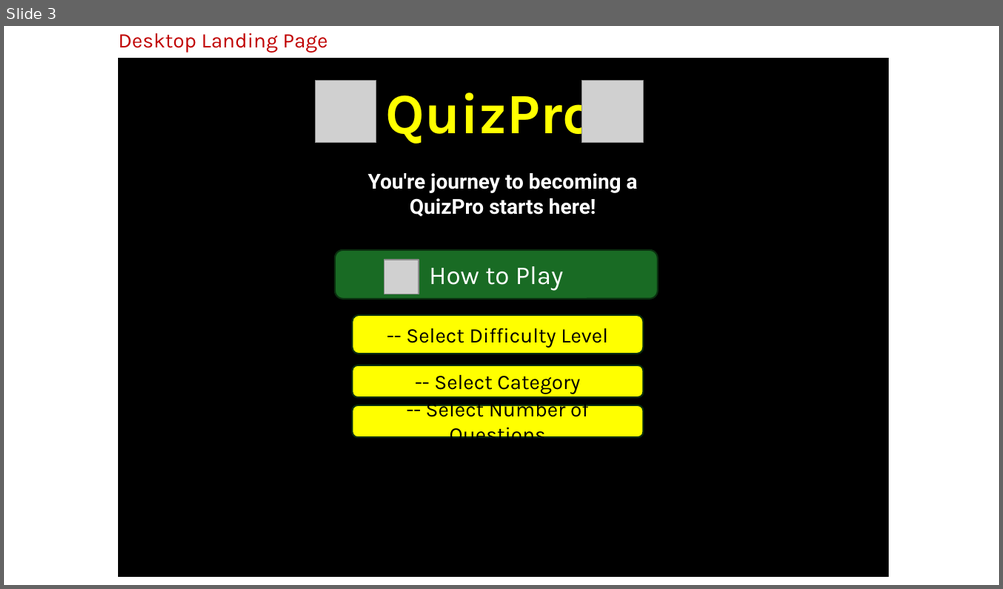
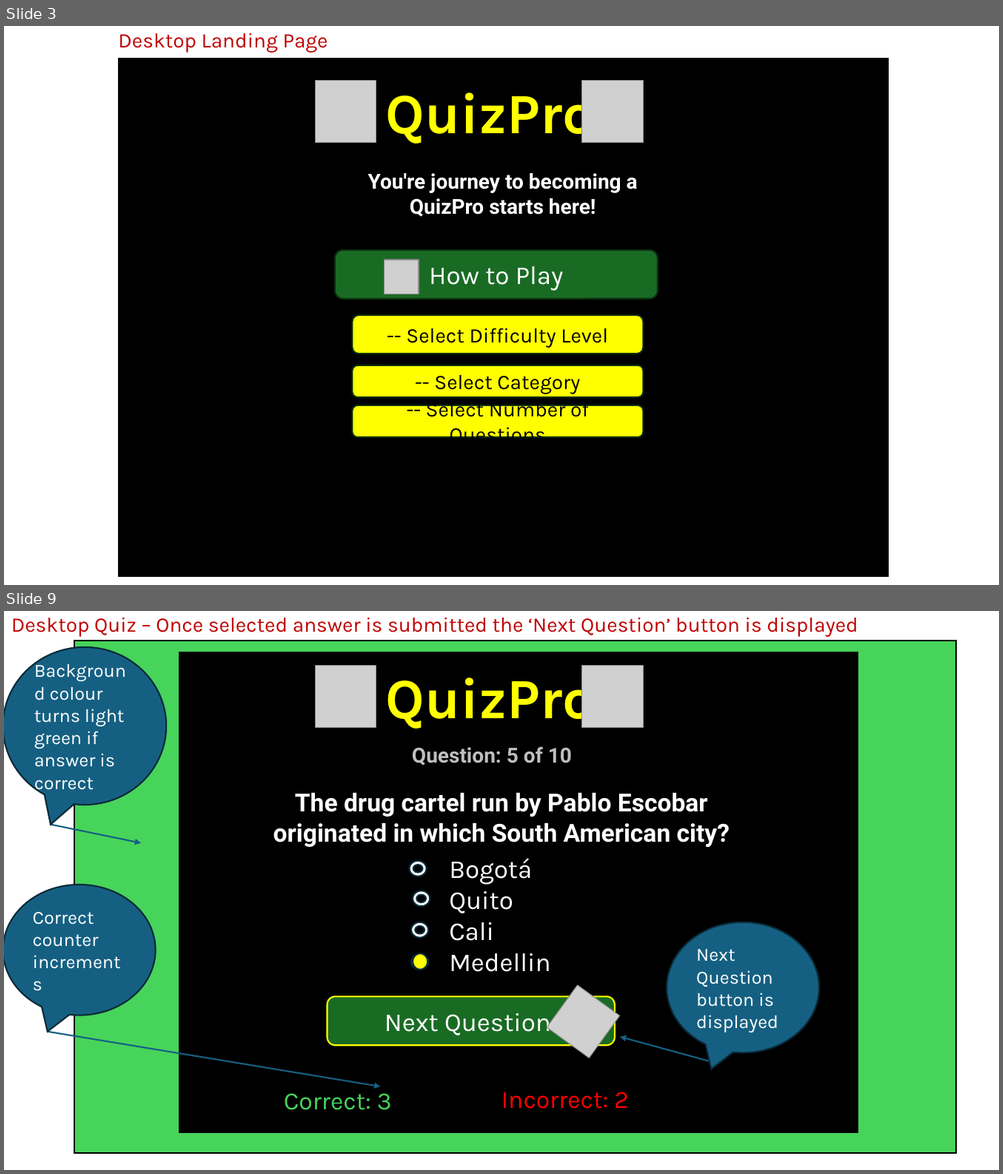
Before and after one commit to ProfessorJames/quizpro, a slide deck: assets/wireframes/PP2 - Wireframes.pptx. Shown one above the other, each under a label of ours: slide 3 before the commit, slides 3 and 9 after it; the slides between them are not shown. The pictures are 1003x589 and 1003x1174 pixels, drawn with LibreOffice and Linux fonts; fonts in the diff are those of the drawing; grey boxes stand for pictures. Boxes give left, top, right and bottom in pixels: in the first picture for what was removed or moved away, otherwise in the second. Text is boxed around its words. In the diff, an @@ line names an element or a change of style, - is before the commit and + after.

```diff
--- a/assets/wireframes/PP2 - Wireframes.pptx
+++ b/assets/wireframes/PP2 - Wireframes.pptx
@@ slide 9 added at bbox=[4, 611, 999, 1170], background #FFFFFF @@
@@ text added at bbox=[11, 617, 857, 637], 20 pt, text #C00000 @@
+Desktop Quiz – Once selected answer is submitted the ‘Next Question’ button is displayed
@@ speech bubble added at bbox=[4, 647, 167, 804], fill #156082, outline #092A39 1.5 pt, 18 pt, text #FFFFFF @@
+Background colour turns light green if answer is correct
@@ rectangle added at bbox=[74, 641, 956, 1154], fill #47D45A, outline #000000 1.5 pt @@
@@ rectangle added at bbox=[179, 652, 857, 1133], fill #000000, outline #000000 1.5 pt @@
@@ picture added at bbox=[315, 666, 376, 727] @@
@@ text added at bbox=[385, 668, 595, 729], 55 pt, text #FFFF00, bold @@
+QuizPro
@@ picture added at bbox=[581, 666, 643, 727] @@
@@ text added at bbox=[412, 746, 572, 766], 20 pt, text #BFBFBF, bold @@
+Question: 5 of 10
@@ text added at bbox=[273, 792, 729, 847], 24 pt, text #FFFFFF, bold @@
+The drug cartel run by Pablo Escobar originated in which South American city?
@@ arrow added from (51, 824) to (142, 843), #156082 1.5 pt @@
@@ donut added at bbox=[409, 861, 427, 877], fill #FFFFFF, outline #092A39 1.5 pt @@
@@ text added at bbox=[449, 858, 550, 972], 25 pt, text #FFFFFF @@
+Bogotá
+Quito
+Cali
+Medellin
@@ speech bubble added at bbox=[4, 885, 156, 1015], fill #156082, outline #092A39 1.5 pt, 18 pt, text #FFFFFF @@
+Correct counter increments
@@ donut added at bbox=[413, 891, 430, 906], fill #FFFFFF, outline #092A39 1.5 pt @@
@@ donut added at bbox=[412, 922, 429, 938], fill #FFFFFF, outline #092A39 1.5 pt @@
@@ speech bubble added at bbox=[666, 922, 819, 1053], fill #156082, outline #092A39 1.5 pt, 18 pt, text #FFFFFF @@
+Next Question button is displayed
@@ donut added at bbox=[412, 954, 429, 970], fill #FFFFFF, outline #092A39 1.5 pt @@
@@ ellipse added at bbox=[413, 954, 428, 970], fill #FFFF00, outline #092A39 1.5 pt @@
@@ picture added at bbox=[546, 985, 620, 1059] @@
@@ rounded rectangle added at bbox=[327, 997, 614, 1045], fill #196B24, outline #FFFF00 1.5 pt, 25 pt, text #FFFFFF @@
+Next Question
@@ arrow added from (47, 1032) to (380, 1087), #156082 1.5 pt @@
@@ arrow added from (714, 1063) to (620, 1037), #156082 1.5 pt @@
@@ text added at bbox=[284, 1093, 392, 1111], 24 pt, text #47D45A @@
+Correct: 3
@@ text added at bbox=[501, 1092, 628, 1109], 24 pt, text #FF0000 @@
+Incorrect: 2
```
Also in this commit, not shown: 2 slides changed, 9 other slides added, 1 other file.
